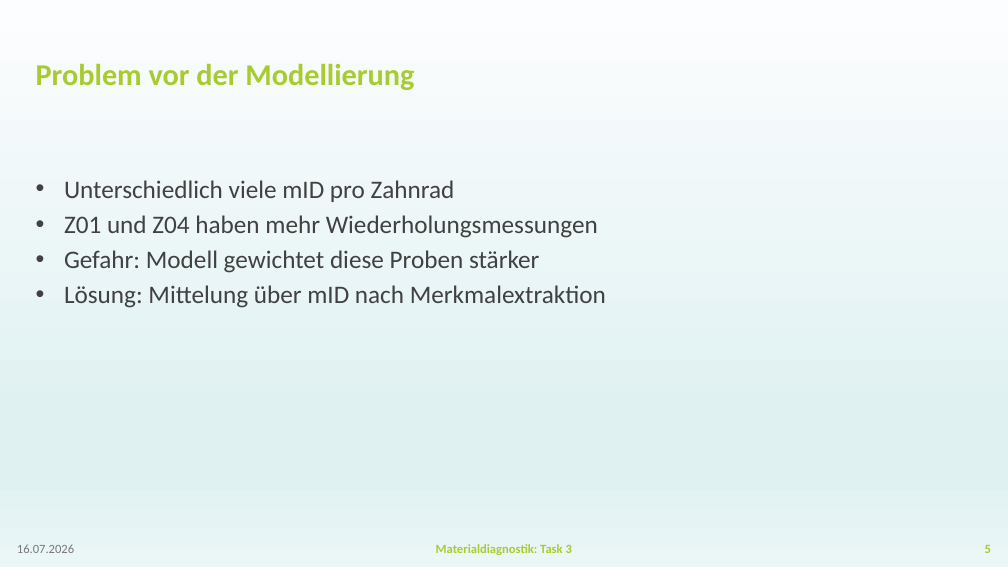
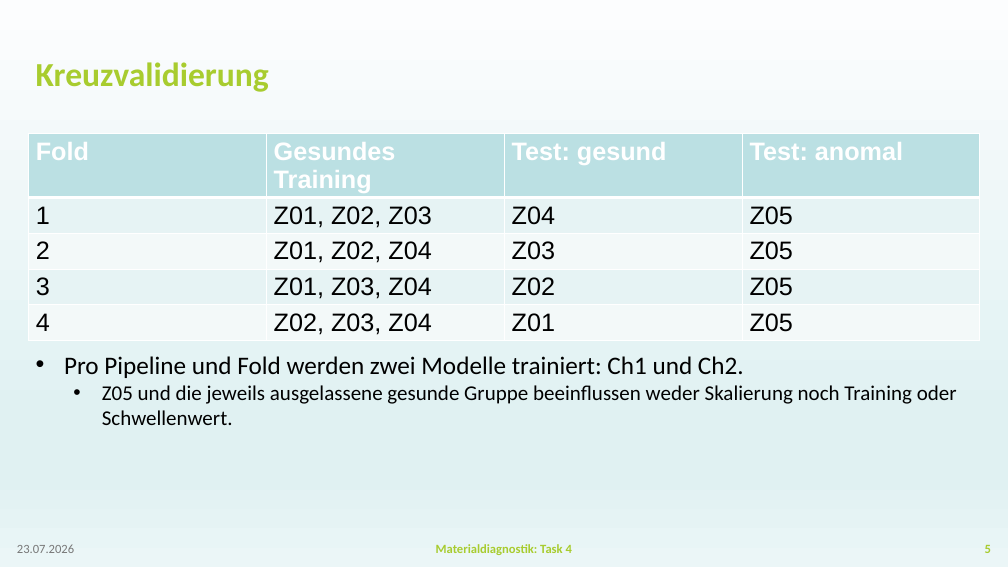
Before and after one commit to BGielczynski/AI_diagnostics, a slide deck: slide 5 of Task_4/Presentation_Task4.pptx. Drawn at 1008x567 pixels with LibreOffice and Linux fonts; fonts in the diff are those of the drawing; background and template pictures are left out. Boxes give left, top, right and bottom in pixels: in the first picture for what was removed or moved away, otherwise in the second. Text is boxed around its words. In the diff, an @@ line names an element or a change of style, - is before the commit and + after.

```diff
--- a/Task_4/Presentation_Task4.pptx
+++ b/Task_4/Presentation_Task4.pptx
@@ title at bbox=[36, 62, 269, 92]: text changed; size 28.8 to 32 pt @@
-Problem vor der Modellierung
+Kreuzvalidierung
@@ table added at bbox=[28, 134, 981, 339], 5 rows, 4 columns @@
+Fold | Gesundes Training | Test: gesund | Test: anomal
+1 | Z01, Z02, Z03 | Z04 | Z05
+2 | Z01, Z02, Z04 | Z03 | Z05
+3 | Z01, Z03, Z04 | Z02 | Z05
+4 | Z02, Z03, Z04 | Z01 | Z05
@@ text removed at bbox=[64, 180, 606, 308] @@
-• Unterschiedlich viele mID pro Zahnrad
-• Z01 und Z04 haben mehr Wiederholungsmessungen
-• Gefahr: Modell gewichtet diese Proben stärker
-• Lösung: Mittelung über mID nach Merkmalextraktion
@@ text added at bbox=[64, 356, 957, 425], 20 pt, text #000000 @@
+• Pro Pipeline und Fold werden zwei Modelle trainiert: Ch1 und Ch2.
+  • Z05 und die jeweils ausgelassene gesunde Gruppe beeinflussen weder Skalierung noch Training oder Schwellenwert.
@@ text at bbox=[17, 544, 74, 553]: text changed @@
-16.07.2026
+23.07.2026
@@ text at bbox=[436, 544, 572, 555]: text changed @@
-Materialdiagnostik: Task 3
+Materialdiagnostik: Task 4
```
Also in this commit, not shown: 17 other slides changed, 1 slide added, 1 slide removed, 3 other files.
